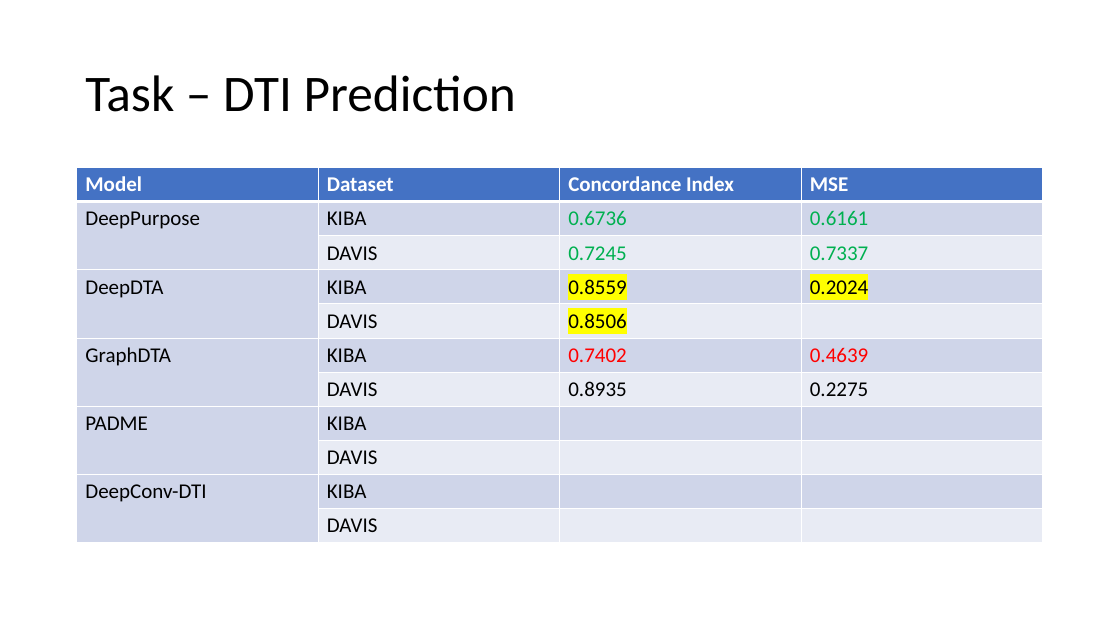
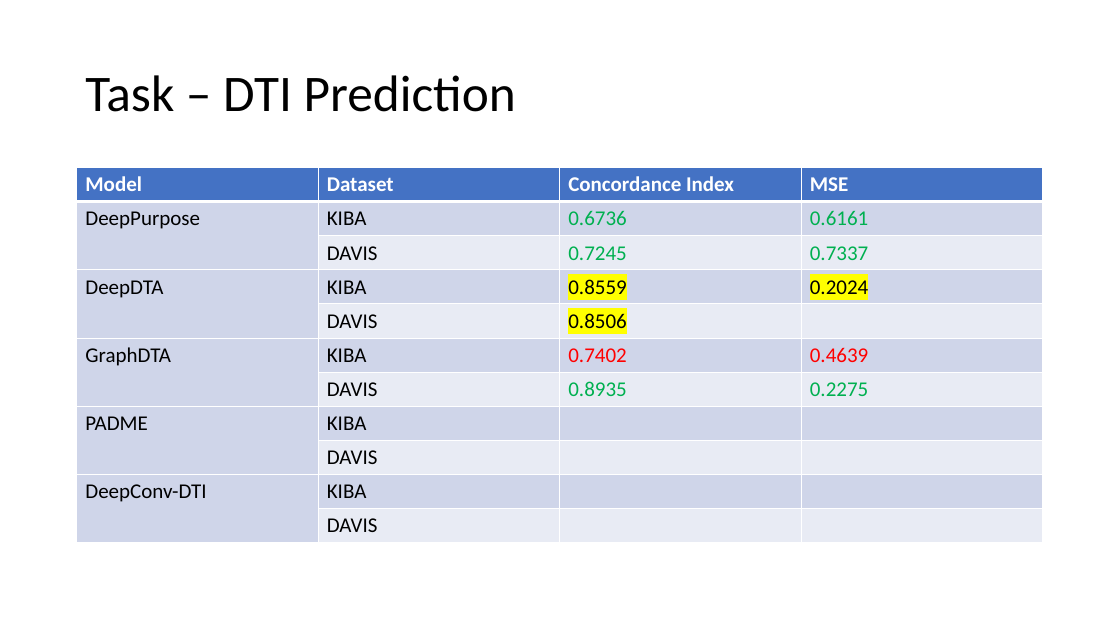
Before and after one commit to debnathk/articles, a slide deck: slide 7 of articles.pptx. Drawn at 1120x630 pixels with LibreOffice and Linux fonts; fonts in the diff are those of the drawing. Boxes give left, top, right and bottom in pixels: in the first picture for what was removed or moved away, otherwise in the second. Text is boxed around its words. In the diff, an @@ line names an element or a change of style, - is before the commit and + after.

```diff
--- a/articles.pptx
+++ b/articles.pptx
@@ table at [77, 168, 1045, 543] @@
@@ text colour #000000 to #00B050 in "0.8935", "0.2275" @@
```
Also in this commit, not shown: 1 other slide changed, 4 other files.
